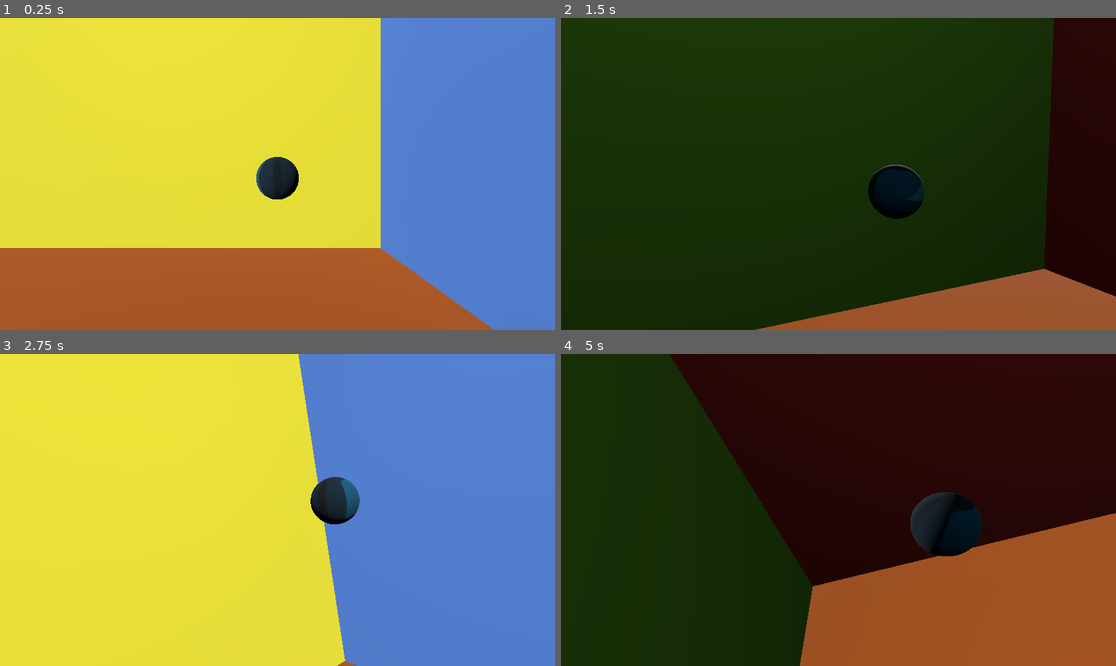
Above: before the commit, frames 1-4 (two rows, left to right).
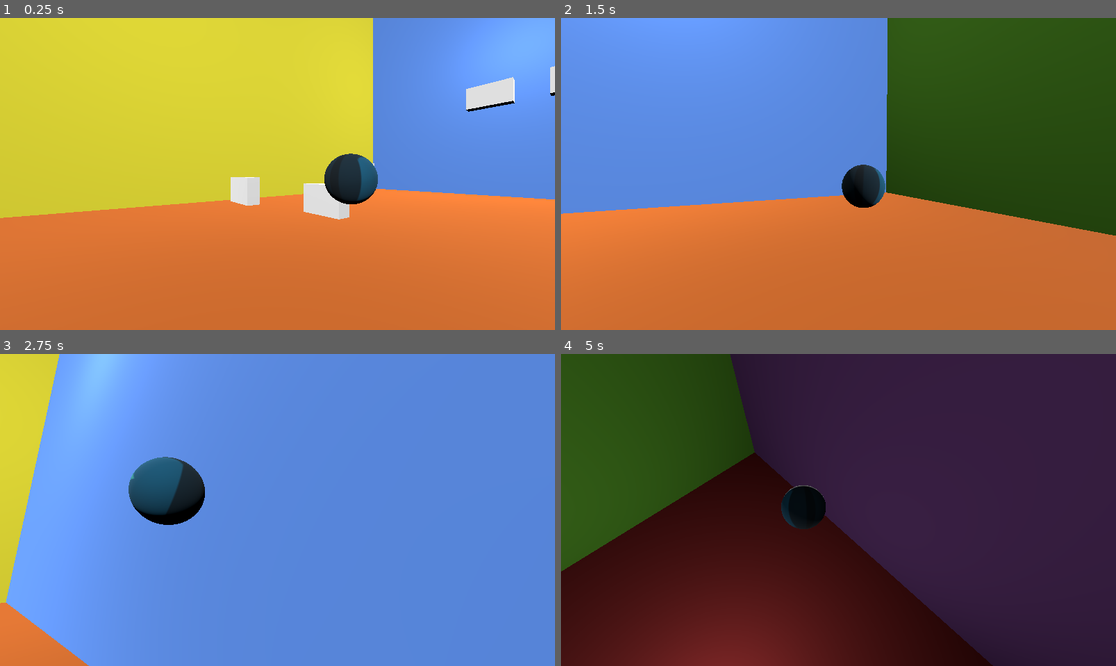
Above: after the commit, the same moments.

Repository: Mangochicken13/MangoPirateJam16
Game: Godot game, scene res://test_scene_2.tscn
Two runs of this game, one before a commit and one after it. Both use one fixed random seed, a clock stepped at 60 frames per second and the inputs below. Before the commit the project starts from res://test_scene.tscn. The engine's default icon, where the game draws it, is replaced by a stand-in: a white triangle on a blue panel in a dark square.
Inputs (mouse positions are in pixels of both pictures, inside the frame that each line leads up to):
- Up to frame 1 (0.25 s): no input
- Up to frame 2 (1.5 s): tap Enter (ui_accept) at 0.5, 0.77 s; move the mouse to (960, 158) at 0.52 s; hold D (turn_right) 0.53-1.28 s; hold F 0.53-1.28 s; click (960, 158) at 0.67 s; move the mouse to (727, 189) at 1.27 s; hold W (turn_down) from 1.28 s (still down); tap Q at 1.35 s
- Up to frame 3 (2.75 s): tap Enter (ui_accept) at 1.52 s; move the mouse to (333, 441) at 2.02 s; release W (turn_down) at 2.03 s; hold D (turn_right) from 2.03 s (still down); tap Space at 2.1 s
- Up to frame 4 (5 s): move the mouse to (810, 572) at 2.77 s; release D (turn_right) at 2.78 s; hold S (turn_up) 2.78-3.53 s; tap F at 2.85 s; click (810, 572) at 2.92 s; tap Enter (ui_accept) at 3.02, 3.77, 4.52 s; move the mouse to (1005, 556) at 3.52 s; hold Q 3.53-4.28 s; hold A (turn_left) from 3.53 s (still down); move the mouse to (672, 463) at 4.27 s; tap Space at 4.35 s

The runs differ from the first frame. In frame 1, 53% of the frame differs, in the area x 0-100%, y 0-100%; in frame 2, 98%; in frame 3, 54%; in frame 4, 97%.

Commit message:
Change main scene

Diff:
--- a/you-are-the-weapon/project.godot
+++ b/you-are-the-weapon/project.godot
@@ -11,7 +11,7 @@
 [application]
 
 config/name="You Are The Weapon"
-run/main_scene="res://test_scene.tscn"
+run/main_scene="res://test_scene_2.tscn"
 config/features=PackedStringArray("4.3", "GL Compatibility")
 config/icon="res://icon.svg"
 
@@ -26,6 +26,12 @@
 [editor_plugins]
 
 enabled=PackedStringArray("res://addons/phantom_camera/plugin.cfg")
+
+[file_customization]
+
+folder_colors={
+"res://addons/": "gray"
+}
 
 [input]
 
@@ -95,6 +101,10 @@
 3d_physics/layer_2="Static Walls"
 3d_physics/layer_3="Breakable Blocks"
 
+[phantom_camera]
+
+tips/show_jitter_tips=false
+
 [rendering]
 
 renderer/rendering_method="gl_compatibility"
